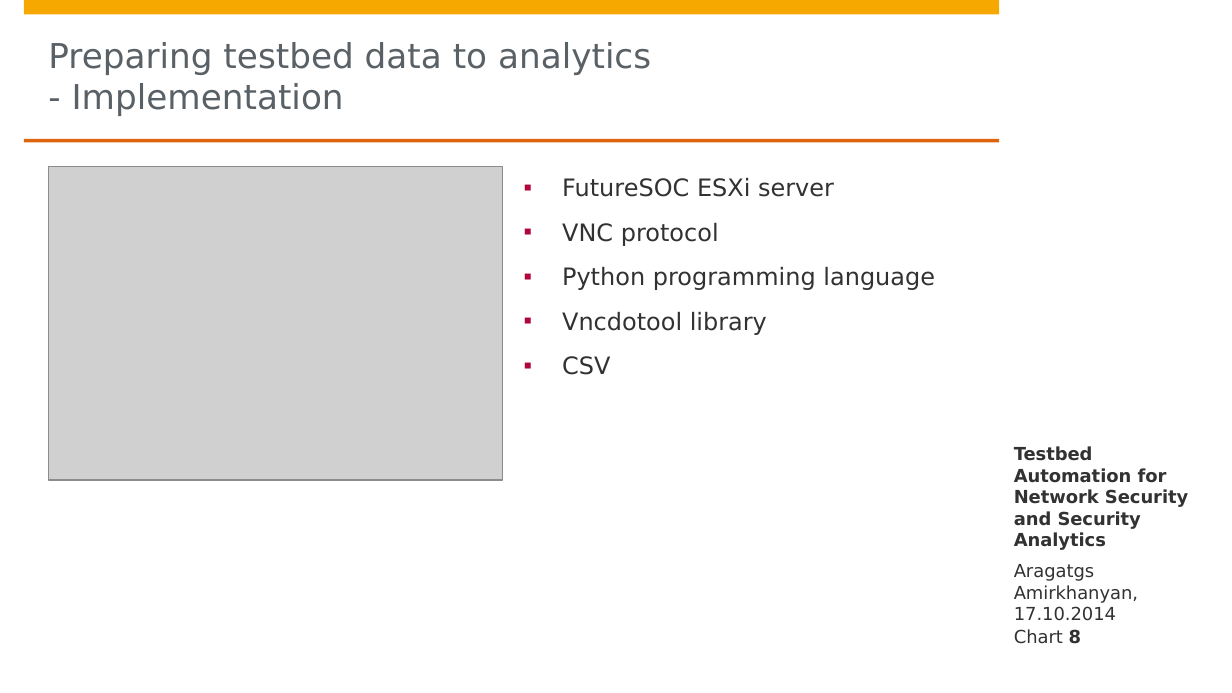
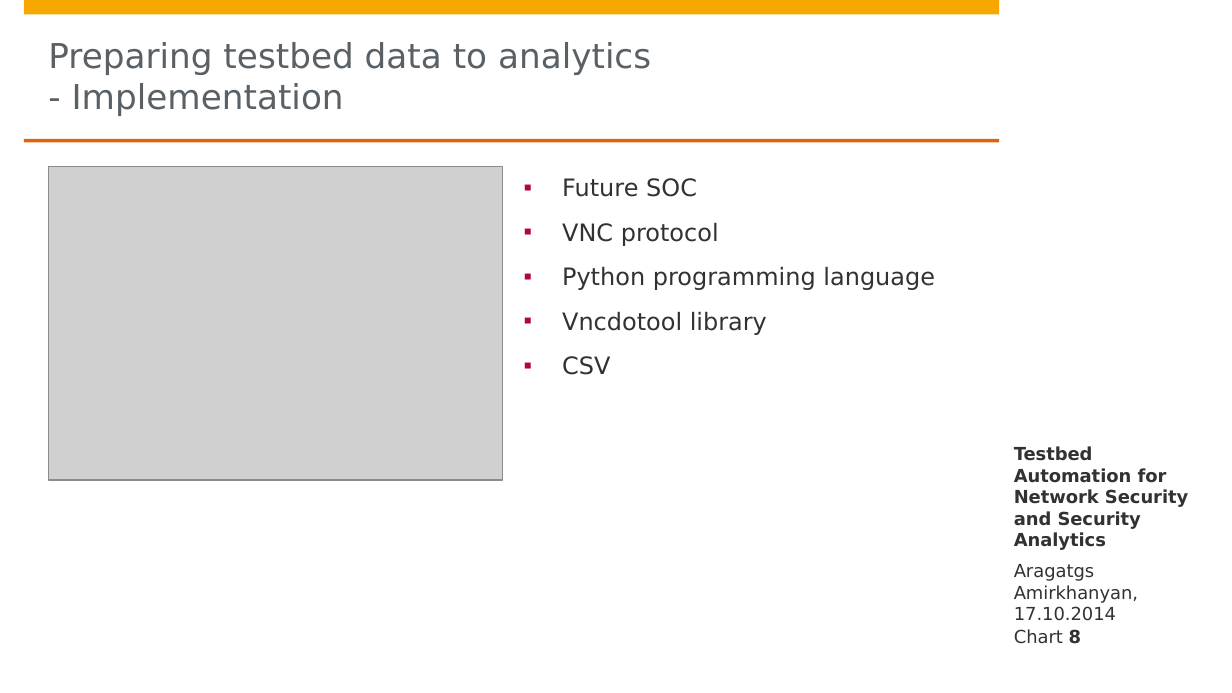
Before and after one commit to aragats/HPI, a slide deck: slide 8 of Research School/Retreat/Fall 2014/retreat release/A.Amirkhanyan/A.Amirkhanyan.pptx. Drawn at 1232x693 pixels with LibreOffice and Linux fonts; fonts in the diff are those of the drawing; grey boxes stand for pictures; background and template pictures are left out. Boxes give left, top, right and bottom in pixels: in the first picture for what was removed or moved away, otherwise in the second. Text is boxed around its words. In the diff, an @@ line names an element or a change of style, - is before the commit and + after.

```diff
--- a/Research School/Retreat/Fall 2014/retreat release/A.Amirkhanyan/A.Amirkhanyan.pptx
+++ b/Research School/Retreat/Fall 2014/retreat release/A.Amirkhanyan/A.Amirkhanyan.pptx
@@ text at (562, 178, 697, 197): text changed @@
-▪ FutureSOC ESXi server
+▪ Future SOC
```
Also in this commit, not shown: 1 other slide changed.
